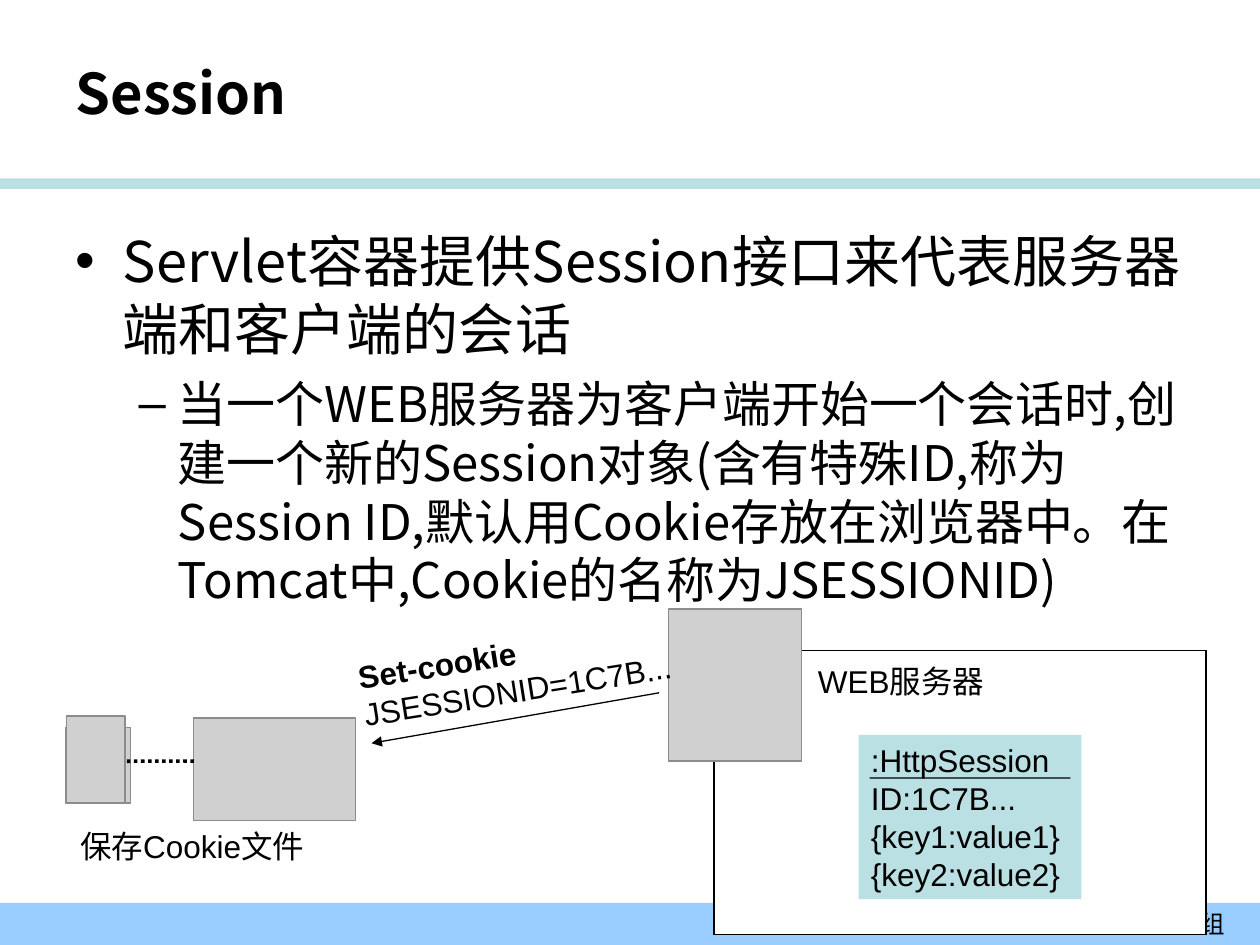
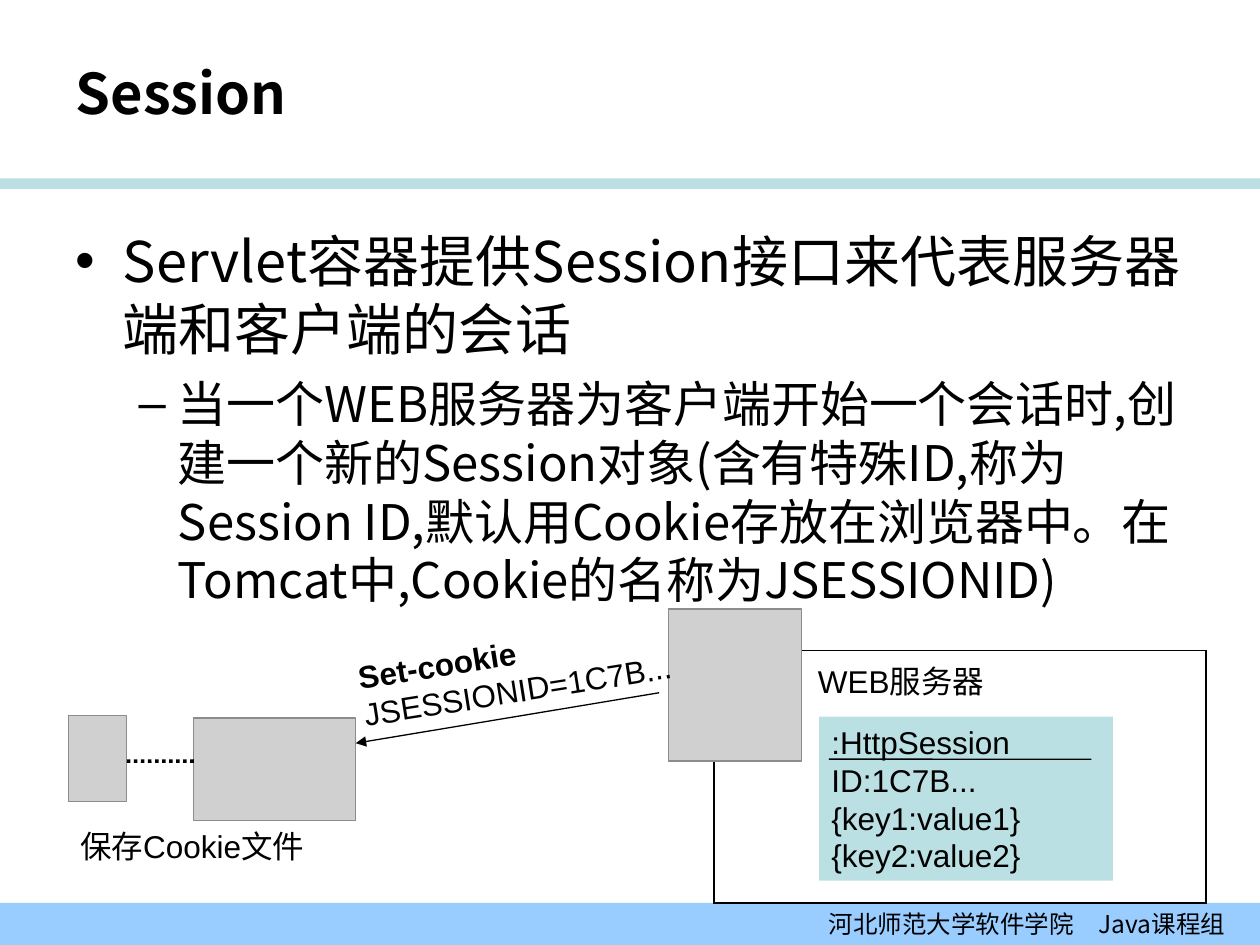
Before and after one commit to edu2act/course-JavaEE, a slide deck: slide 20 of ppt/ch04.ppt. Drawn at 1260x945 pixels with LibreOffice and Linux fonts; fonts in the diff are those of the drawing; grey boxes stand for pictures; background and template pictures are left out. Boxes give left, top, right and bottom in pixels: in the first picture for what was removed or moved away, otherwise in the second. Text is boxed around its words. In the diff, an @@ line names an element or a change of style, - is before the commit and + after.

```diff
--- a/ppt/ch04.ppt
+++ b/ppt/ch04.ppt
@@ rectangle: place and size @@
-rectangle at (714, 650, 1207, 934)
+rectangle at (714, 650, 1207, 902)
@@ arrow moved from (659, 693) - (372, 743) to (659, 693) - (355, 743) @@
@@ rectangle ":HttpSession": place and size @@
-rectangle ":HttpSession" at (858, 735, 1081, 898)
+rectangle ":HttpSession" at (819, 717, 1113, 881)
@@ picture removed at (66, 727, 130, 803) @@
@@ line moved from (869, 777) - (1071, 777) to (829, 759) - (1091, 759) @@
```
Also in this commit, not shown: 4 other slides changed.
